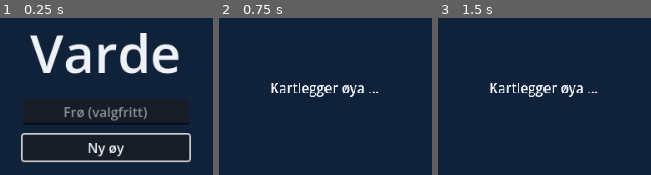
Above: before the commit, frames 1-3 (left to right).
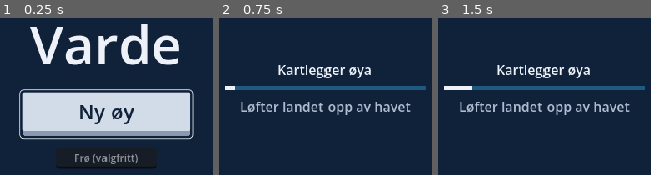
Above: after the commit, the same moments.

Repository: stommeras/varde
Game: Godot game, scene res://game/title_screen.tscn
Same seed, same stepped clock (60 frames per second), same inputs: the game is played once before the commit and once after it.
Inputs (mouse positions are in pixels of both pictures, inside the frame that each line leads up to):
- Up to frame 1 (0.25 s): no input
- Up to frame 2 (0.75 s): click "Ny øy" at 0.5 s
- Up to frame 3 (1.5 s): tap Enter at 1.25 s; move the mouse to (outside the picture) at 1.27 s; hold D (move_right) from 1.28 s (still down); tap G at 1.35 s; click (outside the picture) at 1.42 s

The runs differ from the first frame. In frame 1, 35% of the frame differs, in the area x 8-92%, y 3-96%; in frame 2, 7.2%; in frame 3, 7.2%.

Commit message:
feat: circle the title island behind the menu and show loading progress
The title screen shows the island from seed "varde" behind the menu, with
the camera circling its summit. While a run's island generates, the
backdrop stays on screen under a dark veil with a progress bar and the
running step's name. The generator reports each finished step through a
callback, and the bar fills by each step's typical share of the time.

"Ny øy" is now a raised key with a dark outline, the title has an
outline too, and the seed field is smaller and below the button.

Co-Authored-By: Claude Opus 5.5 <noreply@anthropic.com>

Diff:
--- /dev/null
+++ b/game/backdrop.gd
@@ -0,0 +1,68 @@
+class_name Backdrop
+extends Node3D
+## The island behind the title screen, seen through the game camera as it circles the summit. The
+## island generates on a background thread the first time, and later title screens reuse it.
+
+## Sent once the island shows, on the main thread.
+signal shown
+
+## Text the seed comes from, as if typed into the seed field. Chosen by eye from frames of a few
+## candidates.
+const SEED_TEXT: String = "varde"
+## Cells of ground from the top to the bottom of the screen. Above the game's zoom, so the view takes
+## in the summit and the land around it.
+const ZOOM: float = 120.0
+## Cells from the summit to the circle the camera follows. Raising it shows more coast and less of the
+## mountain.
+const RADIUS: float = 50.0
+## Cells the camera moves per second. Raising it makes the drift livelier, lowering it calmer.
+const SPEED: float = 2.0
+
+# ponytail: holds the island and its meshes, about 40 MB, through every run. Rebuild them on return to
+# the title screen if memory gets tight, as on the web.
+static var _island: IslandData
+static var _meshes: Array[ArrayMesh]
+
+var _terrain := IslandTerrain.new()
+var _camera := GameCamera.new()
+var _loader := IslandLoader.new()
+var _summit := Vector3.ZERO
+## Radians around the circle, from east of the summit toward the south.
+var _angle: float = 0.0
+
+
+func _ready() -> void:
+	add_child(_terrain)
+	_camera.zoom = ZOOM
+	add_child(_camera)
+	add_child(Sun.new())
+	if _island != null:
+		_show.call_deferred()
+		return
+	_loader.quiet = true
+	_loader.loaded.connect(_on_loaded)
+	add_child(_loader)
+	_loader.start(IslandLoader.seed_from(SEED_TEXT))
+
+
+func _process(delta: float) -> void:
+	_angle += SPEED / RADIUS * delta
+	_camera.focus = _summit + Vector3(cos(_angle), 0.0, sin(_angle)) * RADIUS
+	_camera.place()
+
+
+func _on_loaded(island: IslandData, meshes: Array[ArrayMesh], _msec: int) -> void:
+	_island = island
+	_meshes = meshes
+	_show()
+
+
+func _show() -> void:
+	_terrain.show_island(_meshes, _island)
+	var highest: int = 0
+	for i: int in _island.height.size():
+		if _island.height[i] > _island.height[highest]:
+			highest = i
+	# At sea level below the summit, as in the debug view, so the circle runs at one depth.
+	_summit = Vector3(highest % IslandData.SIZE + 0.5, 0.0, highest / IslandData.SIZE + 0.5)
+	shown.emit()
--- a/game/game.gd
+++ b/game/game.gd
@@ -1,16 +1,17 @@
 class_name Game
 extends Node3D
-## One run on one island. The island generates on a background thread behind "Kartlegger øya" and
-## then shows through the game camera at the view values in SPEC.md. Once the island shows, Escape
+## One run on one island. The title screen generates the island and hands it over. Run on its own, the
+## scene generates it on a background thread behind "Kartlegger øya". The island then shows through the game camera at the view values in SPEC.md. Once the island shows, Escape
 ## pauses the run behind the pause menu.
 
 const TITLE_SCREEN: String = "res://game/title_screen.tscn"
 
-## The title screen sets it before it adds the scene. Running the scene on its own gives seed 0.
-var island_seed: int = 0
+## The island and its terrain chunk meshes. The title screen sets them before it adds the scene.
+## Running the scene on its own leaves them empty and generates seed 0.
+var island: IslandData
+var meshes: Array[ArrayMesh]
 var _terrain := IslandTerrain.new()
 var _camera := GameCamera.new()
-var _loader := IslandLoader.new()
 var _menu := PauseMenu.new()
 var _player := Player.new()
 ## False while the island generates. Leaving then would join the generator thread on the main thread
@@ -29,10 +30,15 @@
 	_player.camera = _camera
 	_player.terrain = _terrain
 	add_child(_player)
-	_loader.loaded.connect(_on_loaded)
-	add_child(_loader)
 	add_child(_menu)
-	_loader.start(island_seed)
+	if island != null:
+		_on_loaded(island, meshes, 0)
+		return
+	# Made only here, since a node that never joins the tree is never freed.
+	var loader := IslandLoader.new()
+	loader.loaded.connect(_on_loaded)
+	add_child(loader)
+	loader.start(0)
 
 
 func _unhandled_input(event: InputEvent) -> void:
@@ -41,7 +47,7 @@
 		_menu.open()
 
 
-func _on_loaded(island: IslandData, meshes: Array[ArrayMesh], _msec: int) -> void:
-	_terrain.show_island(meshes, island)
-	_player.place(island, island.start)
+func _on_loaded(loaded_island: IslandData, loaded_meshes: Array[ArrayMesh], _msec: int) -> void:
+	_terrain.show_island(loaded_meshes, loaded_island)
+	_player.place(loaded_island, loaded_island.start)
 	_loaded = true
--- a/game/title_screen.gd
+++ b/game/title_screen.gd
@@ -1,45 +1,144 @@
 extends Control
-## The title screen, and the game's main scene. "Ny øy" starts a run on the seed in the seed field,
-## or on a random seed when the field is empty.
+## The title screen, and the game's main scene. The backdrop island circles behind the menu. "Ny øy"
+## generates an island from the seed in the seed field, or from a random seed when the field is empty,
+## with the backdrop dimmed behind the loading bar, and then starts the run.
 
 const GAME: PackedScene = preload("res://game/game.tscn")
+## Seconds the backdrop takes to fade in, and to dim when a run starts.
+const FADE_SECONDS: float = 1.0
+## How much the sea color hides the backdrop while the run's island generates. Raising it dims more.
+const LOADING_DIM: float = 0.6
+## Pixels of dark outline around the title's letters, so it reads over bright ground.
+const TITLE_OUTLINE: int = 8
+## Pixels of dark outline around the button.
+const BUTTON_OUTLINE: int = 2
+## Pixels of lip under the button's face. Raising it makes the button stand taller.
+const BUTTON_LIP: int = 6
 
+var _backdrop := Backdrop.new()
+## The sea color over the backdrop. Opaque until the backdrop shows.
+var _veil := ColorRect.new()
+var _menu := CenterContainer.new()
 var _seed_field := LineEdit.new()
+var _loader := IslandLoader.new()
+var _fade: Tween
 
 
 func _ready() -> void:
 	RenderingServer.set_default_clear_color(Ramps.RAMPS[Ramps.Terrain.WATER][0])
 	set_anchors_preset(Control.PRESET_FULL_RECT)
-	var center := CenterContainer.new()
-	center.set_anchors_preset(Control.PRESET_FULL_RECT)
-	add_child(center)
+	_backdrop.shown.connect(_on_backdrop_shown)
+	add_child(_backdrop)
+	_veil.color = Ramps.RAMPS[Ramps.Terrain.WATER][0]
+	_veil.set_anchors_preset(Control.PRESET_FULL_RECT)
+	_veil.mouse_filter = Control.MOUSE_FILTER_IGNORE
+	add_child(_veil)
+
+	_menu.set_anchors_preset(Control.PRESET_FULL_RECT)
+	add_child(_menu)
 	var column := VBoxContainer.new()
 	column.add_theme_constant_override("separation", 12)
-	center.add_child(column)
+	_menu.add_child(column)
 
 	var title := Label.new()
 	title.text = tr("GAME_TITLE")
 	title.horizontal_alignment = HORIZONTAL_ALIGNMENT_CENTER
 	title.add_theme_font_size_override("font_size", 64)
 	title.add_theme_color_override("font_color", Ramps.RAMPS[Ramps.Terrain.SNOW][3])
+	title.add_theme_color_override("font_outline_color", Ramps.RAMPS[Ramps.Terrain.WATER][0])
+	title.add_theme_constant_override("outline_size", TITLE_OUTLINE)
 	column.add_child(title)
-
-	_seed_field.placeholder_text = tr("SEED_OPTIONAL")
-	_seed_field.alignment = HORIZONTAL_ALIGNMENT_CENTER
-	_seed_field.custom_minimum_size.x = 200
-	_seed_field.text_submitted.connect(_start.unbind(1))
-	column.add_child(_seed_field)
 
 	var new_island := Button.new()
 	new_island.text = tr("NEW_ISLAND")
+	new_island.custom_minimum_size.x = 200
+	new_island.add_theme_font_size_override("font_size", 24)
 	new_island.pressed.connect(_start)
-	column.add_child(new_island)
+	column.add_child(_raised(new_island))
+
+	# Small and below the button, since most runs start on a random seed.
+	_seed_field.placeholder_text = tr("SEED_OPTIONAL")
+	_seed_field.alignment = HORIZONTAL_ALIGNMENT_CENTER
+	_seed_field.custom_minimum_size.x = 120
+	_seed_field.size_flags_horizontal = Control.SIZE_SHRINK_CENTER
+	_seed_field.add_theme_font_size_override("font_size", 12)
+	_seed_field.text_submitted.connect(_start.unbind(1))
+	column.add_child(_seed_field)
 	new_island.grab_focus()
+
+	# Clear, so the veil does the dimming and can fade.
+	_loader.cover_alpha = 0.0
+	_loader.loaded.connect(_on_loaded)
+	add_child(_loader)
+
+
+# A raised key, a light face over a darker lip, so it reads as the one thing to press. Pressing moves
+# the face down onto the lip. The dark outline around it keeps it clear over any ground.
+static func _raised(button: Button) -> PanelContainer:
+	var snow: PackedColorArray = Ramps.RAMPS[Ramps.Terrain.SNOW]
+	var sea: Color = Ramps.RAMPS[Ramps.Terrain.WATER][0]
+	# Face color, lip color, and the lip's pixels above and below the face.
+	var states: Dictionary[String, Array] = {
+		"normal": [snow[2], snow[0], 0, BUTTON_LIP],
+		"hover": [snow[3], snow[0], 0, BUTTON_LIP],
+		"pressed": [snow[2], sea, BUTTON_LIP - 1, 1],
+	}
+	for state: String in states:
+		var look: Array = states[state]
+		var box := StyleBoxFlat.new()
+		box.bg_color = look[0]
+		box.border_color = look[1]
+		box.border_width_top = look[2]
+		box.border_width_bottom = look[3]
+		box.set_corner_radius_all(2)
+		box.content_margin_left = 16
+		box.content_margin_right = 16
+		box.content_margin_top = 6 + look[2]
+		box.content_margin_bottom = 6 + look[3]
+		button.add_theme_stylebox_override(state, box)
+	# A ring outside the outline, so keyboard focus still shows.
+	var focus := StyleBoxFlat.new()
+	focus.draw_center = false
+	focus.border_color = snow[3]
+	focus.set_border_width_all(1)
+	focus.set_corner_radius_all(5)
+	focus.set_expand_margin_all(BUTTON_OUTLINE + 2)
+	button.add_theme_stylebox_override("focus", focus)
+	for color: String in ["font_color", "font_hover_color", "font_pressed_color", "font_focus_color", "font_hover_pressed_color"]:
+		button.add_theme_color_override(color, sea)
+	var outline := PanelContainer.new()
+	var dark := StyleBoxFlat.new()
+	dark.bg_color = sea
+	dark.set_corner_radius_all(2 + BUTTON_OUTLINE)
+	dark.set_content_margin_all(BUTTON_OUTLINE)
+	outline.add_theme_stylebox_override("panel", dark)
+	outline.size_flags_horizontal = Control.SIZE_SHRINK_CENTER
+	outline.add_child(button)
+	return outline
 
 
 func _start() -> void:
+	# Hidden at once, so a second press can't start a second island.
+	_menu.hide()
+	_fade_veil(LOADING_DIM)
+	_loader.start(IslandLoader.seed_from(_seed_field.text))
+
+
+# On first launch the player may start a run before the backdrop shows, and then it stays dimmed.
+func _on_backdrop_shown() -> void:
+	if _menu.visible:
+		_fade_veil(0.0)
+
+
+func _fade_veil(alpha: float) -> void:
+	if _fade != null:
+		_fade.kill()
+	_fade = create_tween()
+	_fade.tween_property(_veil, "color:a", alpha, FADE_SECONDS)
+
+
+func _on_loaded(island: IslandData, meshes: Array[ArrayMesh], _msec: int) -> void:
 	var game: Game = GAME.instantiate()
-	game.island_seed = IslandLoader.seed_from(_seed_field.text)
-	# Takes the title screen out of the tree at once, so a second press in the same frame can't start a
-	# second run.
+	game.island = island
+	game.meshes = meshes
 	get_tree().change_scene_to_node(game)
--- a/generator/island_generator.gd
+++ b/generator/island_generator.gd
@@ -3,7 +3,8 @@
 ## so it can run on a background thread.
 
 
-static func generate(island_seed: int) -> IslandData:
+## on_step, if valid, is called on the generator's thread with each step's name as the step finishes.
+static func generate(island_seed: int, on_step: Callable = Callable()) -> IslandData:
 	var data := IslandData.new()
 	data.island_seed = island_seed
 	# One generator feeds the noise steps in a fixed order, so the same seed gives the same island.
@@ -11,35 +12,38 @@
 	rng.seed = island_seed
 	var started: int = Time.get_ticks_msec()
 	var smooth: PackedFloat32Array = Height.smooth(rng)
-	started = _record(data, "height", started)
+	started = _record(data, "height", started, on_step)
 	# Erosion draws hundreds of thousands of numbers, as many as its tuning asks for, so it gets a
 	# generator of its own. Retuning it then leaves the noise of the later steps as it was.
 	var erosion_rng := RandomNumberGenerator.new()
 	erosion_rng.seed = rng.randi()
 	Erosion.apply(smooth, erosion_rng)
-	started = _record(data, "erosion", started)
+	started = _record(data, "erosion", started, on_step)
 	data.height = Height.crags(smooth, rng)
-	started = _record(data, "crags", started)
+	started = _record(data, "crags", started, on_step)
 	data.moisture = Moisture.generate(rng)
-	started = _record(data, "moisture", started)
+	started = _record(data, "moisture", started, on_step)
 	data.material = MaterialLookup.generate(data.height, data.moisture)
-	started = _record(data, "material", started)
+	started = _record(data, "material", started, on_step)
 	data.main_island = MainIsland.generate(data.height)
-	started = _record(data, "main_island", started)
+	started = _record(data, "main_island", started, on_step)
 	# Its own generator too, so moving the springs leaves the steps after it as they were.
 	var river_rng := RandomNumberGenerator.new()
 	river_rng.seed = rng.randi()
 	Rivers.generate(data, river_rng)
-	started = _record(data, "rivers", started)
+	started = _record(data, "rivers", started, on_step)
 	var start_rng := RandomNumberGenerator.new()
 	start_rng.seed = rng.randi()
 	data.start = Walkability.start_cell(data, start_rng)
-	_record(data, "start", started)
+	_record(data, "start", started, on_step)
 	return data
 
 
-## Stores how long a step took since started, and returns the time now for the next step.
-static func _record(data: IslandData, step: String, started: int) -> int:
+## Stores how long a step took since started, reports it to on_step, and returns the time now for the
+## next step.
+static func _record(data: IslandData, step: String, started: int, on_step: Callable) -> int:
+	if on_step.is_valid():
+		on_step.call(step)
 	var now: int = Time.get_ticks_msec()
 	data.step_msec[step] = now - started
 	return now
--- a/locale/strings.csv
+++ b/locale/strings.csv
@@ -1,7 +1,7 @@
 keys,nb
 NEW_ISLAND,Ny øy
 SEED,Frø
-CHARTING_ISLAND,Kartlegger øya …
+CHARTING_ISLAND,Kartlegger øya
 RANDOM_SEED,Tilfeldig
 LAYER_HEIGHT,Høyde
 LAYER_MOISTURE,Fuktighet
@@ -16,3 +16,12 @@
 SEED_OPTIONAL,Frø (valgfritt)
 RESUME,Fortsett
 QUIT_RUN,Avslutt
+STEP_HEIGHT,Løfter landet opp av havet
+STEP_EROSION,Lar elvene grave ut dalene
+STEP_CRAGS,Hogger ut fjellknausene
+STEP_MOISTURE,Lar regnet falle
+STEP_MATERIAL,Legger ut lyng og stein
+STEP_MAIN_ISLAND,Måler kystlinja
+STEP_RIVERS,Finner elvene
+STEP_START,Finner en strand å gå i land på
+STEP_MESH,Tegner kartet
--- a/tests/test_island_loader.gd
+++ b/tests/test_island_loader.gd
@@ -7,3 +7,12 @@
 	expect(IslandLoader.seed_from("-5") == -5, "a negative number is not used as it is")
 	expect(IslandLoader.seed_from("fjell") == "fjell".hash(), "text is not hashed")
 	expect(IslandLoader.seed_from("fjell") != IslandLoader.seed_from("hav"), "two words give the same seed")
+
+
+## The loader's bar looks each finished step up in STEP_MSEC, so a renamed or added step must be added there too.
+func test_generator_reports_the_steps_the_loader_weighs() -> void:
+	var steps: Array[String] = []
+	IslandGenerator.generate(1, steps.append)
+	var expected: Array = IslandLoader.STEP_MSEC.keys()
+	expected.erase("mesh")
+	expect(steps == expected, "the generator reports %s, the loader weighs %s" % [steps, expected])
--- a/world/island_loader.gd
+++ b/world/island_loader.gd
@@ -1,14 +1,35 @@
 class_name IslandLoader
 extends CanvasLayer
 ## Generates an island and its terrain chunk meshes on a background thread, and covers the screen
-## with "Kartlegger øya" while it runs. The game scene and the debug view both use it.
+## with "Kartlegger øya", a progress bar and the running step's name while it runs. The title screen,
+## the game scene and the debug view use it.
 
 ## Sent on the main thread when an island is ready. msec is the generator's time, without the mesh.
 signal loaded(island: IslandData, meshes: Array[ArrayMesh], msec: int)
 
+## Milliseconds each step took for seed "varde" on a desktop, in the order the steps run, with the
+## terrain mesh last. The bar fills by these, and within a step by the time since it started, up to
+## its share, so it moves on through the long erosion step. Only the shares matter, so a slower
+## machine fills the bar at the same places, just later.
+const STEP_MSEC: Dictionary[String, int] = {
+	"height": 480, "erosion": 1060, "crags": 220, "moisture": 280, "material": 160,
+	"main_island": 240, "rivers": 270, "start": 220, "mesh": 460,
+}
+
+## True keeps the cover hidden, for an island the player isn't waiting for.
+var quiet: bool = false
+## How much the cover hides the scene behind it, from 0 to 1. The text and the bar show either way.
+var cover_alpha: float = 1.0
 ## Null means no generation is running.
 var _thread: Thread
 var _cover := ColorRect.new()
+var _bar := ProgressBar.new()
+var _step_label := Label.new()
+## Typical milliseconds of the steps that have finished.
+var _done_msec: int = 0
+## The running step's index in STEP_MSEC.
+var _step: int = 0
+var _step_started: int = 0
 
 
 func _ready() -> void:
@@ -18,27 +39,54 @@
 	_cover.set_anchors_preset(Control.PRESET_FULL_RECT)
 	_cover.hide()
 	add_child(_cover)
+	var center := CenterContainer.new()
+	center.set_anchors_preset(Control.PRESET_FULL_RECT)
+	_cover.add_child(center)
+	var column := VBoxContainer.new()
+	column.add_theme_constant_override("separation", 8)
+	center.add_child(column)
 	var label := Label.new()
 	label.text = tr("CHARTING_ISLAND")
-	label.set_anchors_preset(Control.PRESET_FULL_RECT)
 	label.horizontal_alignment = HORIZONTAL_ALIGNMENT_CENTER
-	label.vertical_alignment = VERTICAL_ALIGNMENT_CENTER
 	label.add_theme_color_override("font_color", Ramps.RAMPS[Ramps.Terrain.SNOW][3])
-	_cover.add_child(label)
+	column.add_child(label)
+	_bar.show_percentage = false
+	_bar.max_value = 1.0
+	_bar.custom_minimum_size = Vector2(240, 4)
+	var fill := StyleBoxFlat.new()
+	fill.bg_color = Ramps.RAMPS[Ramps.Terrain.SNOW][3]
+	var track := StyleBoxFlat.new()
+	track.bg_color = Ramps.RAMPS[Ramps.Terrain.WATER][2]
+	_bar.add_theme_stylebox_override("fill", fill)
+	_bar.add_theme_stylebox_override("background", track)
+	column.add_child(_bar)
+	_step_label.horizontal_alignment = HORIZONTAL_ALIGNMENT_CENTER
+	_step_label.add_theme_color_override("font_color", Ramps.RAMPS[Ramps.Terrain.SNOW][1])
+	column.add_child(_step_label)
 
 
 func _process(_delta: float) -> void:
-	if _thread != null and not _thread.is_alive():
+	if _thread == null:
+		return
+	if not _thread.is_alive():
 		_finish()
+		return
+	var share: int = STEP_MSEC.values()[_step]
+	var into_step: int = mini(Time.get_ticks_msec() - _step_started, share)
+	_bar.value = float(_done_msec + into_step) / _total_msec()
 
 
 ## Starts the generator on a thread. A request while one is running is dropped.
 func start(island_seed: int) -> void:
 	if _thread != null:
 		return
-	_cover.show()
+	_cover.color.a = cover_alpha
+	_cover.visible = not quiet
+	_done_msec = 0
+	_show_step(0)
 	_thread = Thread.new()
-	_thread.start(_build.bind(island_seed))
+	# The generator reports from its own thread, and only the main thread may touch the nodes.
+	_thread.start(_build.bind(island_seed, func(step: String) -> void: _on_step_done.call_deferred(step)))
 
 
 ## The seed for text typed into a seed field. A whole number is used as it is, so a seed shown on
@@ -53,8 +101,8 @@
 
 
 ## Runs on the generator thread. Returns the island, its terrain chunk meshes and their build time.
-static func _build(island_seed: int) -> Array:
-	var island: IslandData = IslandGenerator.generate(island_seed)
+static func _build(island_seed: int, on_step: Callable) -> Array:
+	var island: IslandData = IslandGenerator.generate(island_seed, on_step)
 	var started: int = Time.get_ticks_msec()
 	var meshes: Array[ArrayMesh] = TerrainMesh.build(island)
 	return [island, meshes, Time.get_ticks_msec() - started]
@@ -78,6 +126,25 @@
 	loaded.emit(island, meshes, total)
 
 
+func _on_step_done(step: String) -> void:
+	_done_msec += STEP_MSEC[step]
+	_show_step(STEP_MSEC.keys().find(step) + 1)
+
+
+func _show_step(index: int) -> void:
+	_step = index
+	_step_started = Time.get_ticks_msec()
+	_bar.value = float(_done_msec) / _total_msec()
+	_step_label.text = tr("STEP_" + STEP_MSEC.keys()[index].to_upper())
+
+
+func _total_msec() -> int:
+	var total: int = 0
+	for msec: int in STEP_MSEC.values():
+		total += msec
+	return total
+
+
 # A thread still running when the node leaves must be joined, or Godot reports a leaked thread.
 func _exit_tree() -> void:
 	if _thread != null:
Not shown, added: game/backdrop.gd.uid
Not shown, changed: SPEC.md
